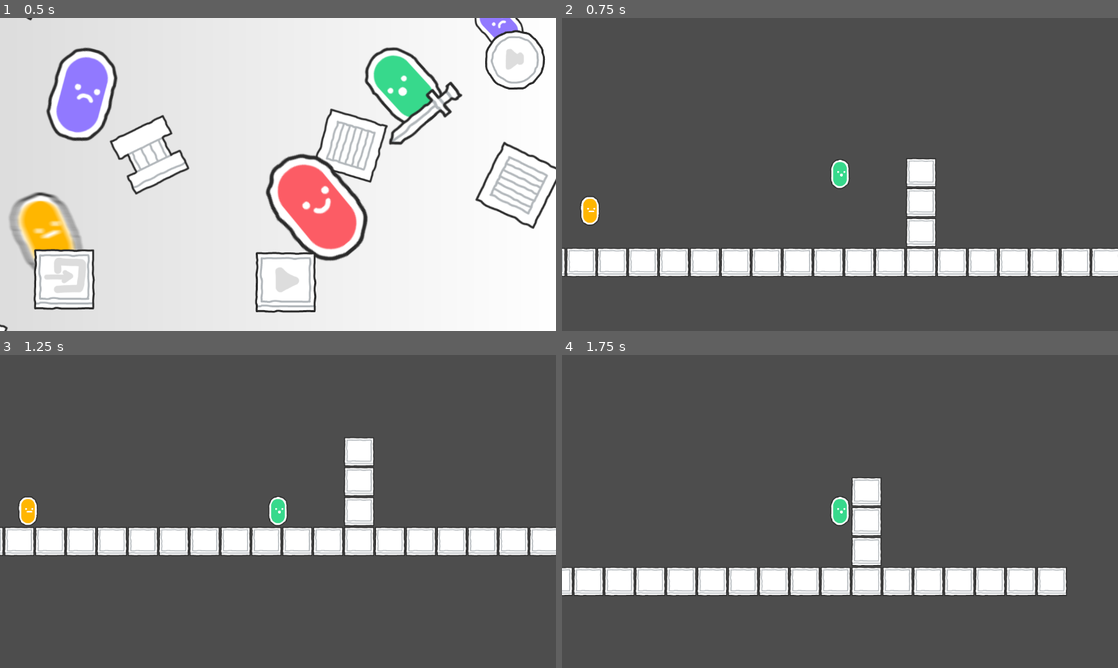
Above: before the commit, frames 1-4 (two rows, left to right).
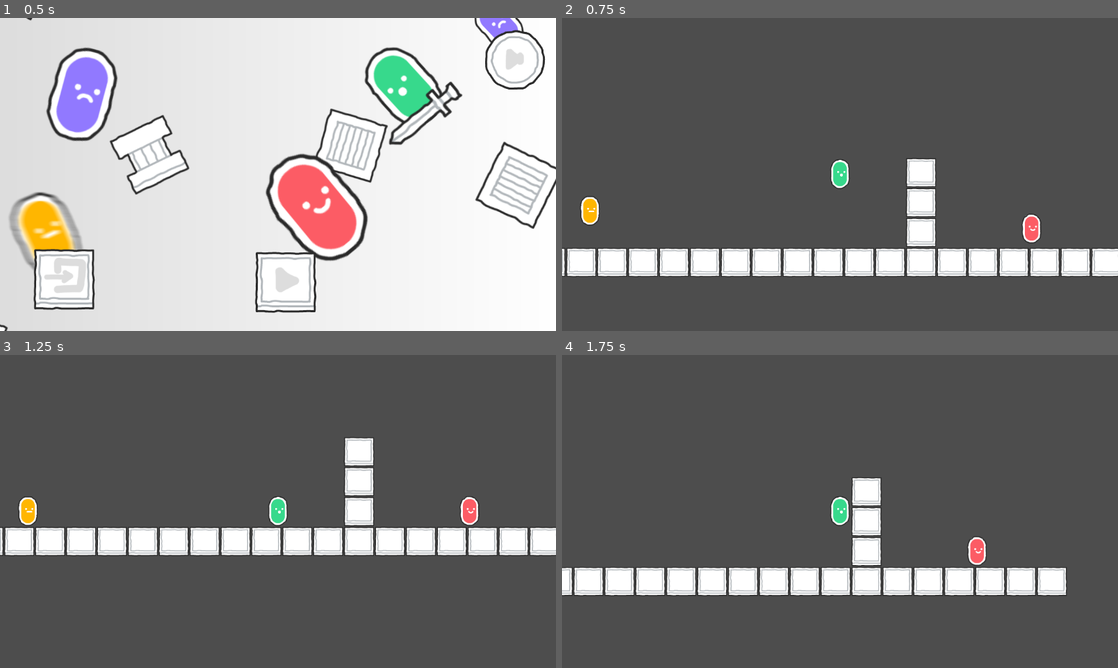
Above: after the commit, the same moments.

Repository: Alloces/DeadIsGood
Game: Godot game, scene res://MainMenu.tscn
The game is run twice, just before and just after one commit, with the same random seed, the same clock (stepped at 60 frames per second) and the same inputs.
Inputs (mouse positions are in pixels of both pictures, inside the frame that each line leads up to):
- Up to frame 1 (0.5 s): no input
- Up to frame 2 (0.75 s): click (845, 280) at 0.5 s
- Up to frame 3 (1.25 s): no input
- Up to frame 4 (1.75 s): tap Enter (ui_accept) at 1.25, 1.52 s; move the mouse to (962, 495) at 1.27 s; hold Right (ui_right) from 1.28 s (still down)

Frame 1 is identical in both runs. In frame 2, 0.3% of the frame differs, in the area x 82-87%, y 62-72%; in frame 3, 0.3%; in frame 4, 0.3%.

Commit message:
change rotation on movement

Diff:
--- a/scenes/Dude/Dude.gd
+++ b/scenes/Dude/Dude.gd
@@ -90,6 +90,8 @@
 func move(direction: float) -> void:
 	if direction:
 		velocity.x = direction * SPEED
+
+		_sprite.flip_h = direction < 0
 	else:
 		velocity.x = move_toward(velocity.x, 0, SPEED)
 
--- a/scenes/Levels/Level_1.tscn
+++ b/scenes/Levels/Level_1.tscn
@@ -399,3 +399,6 @@
 [node name="YellowDude" parent="." instance=ExtResource("2_3brh7")]
 position = Vector2(-334, 467)
 type = 2
+
+[node name="RedDude" parent="." instance=ExtResource("2_3brh7")]
+position = Vector2(581, 504)
